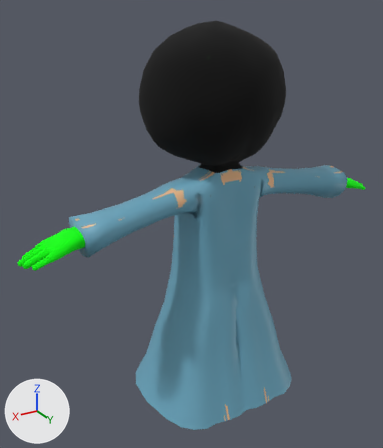
A saved change to the Blender file Assets/Models/Player/NewBassHipsTorsoHeadClotheds.blend.
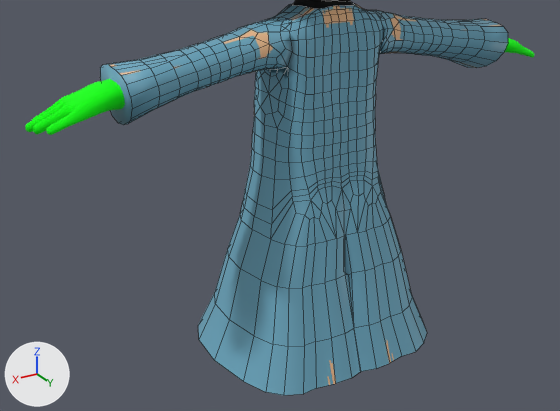
There are two pictures of each version: one whole from a 50 mm camera at (128.3, 191.2, 198.1) aimed at (8.9, -7.7, 98.6), one close up from a 50 mm camera at (135.3, 202.9, 165.2) aimed at (16.2, 4.3, 65.9). Lighting does not change. The marker at lower left points along +X, +Y and +Z. The first two pictures are the older version. The close-ups show mesh edges as thin lines.

Objects in the first close-up: 'Cube', 'Shirt'.
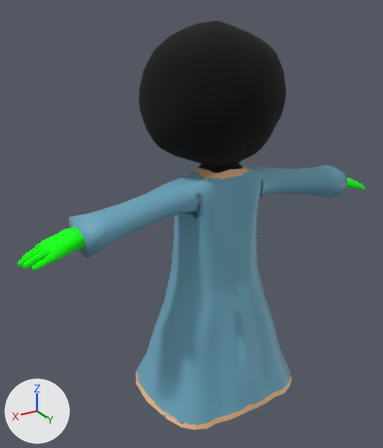
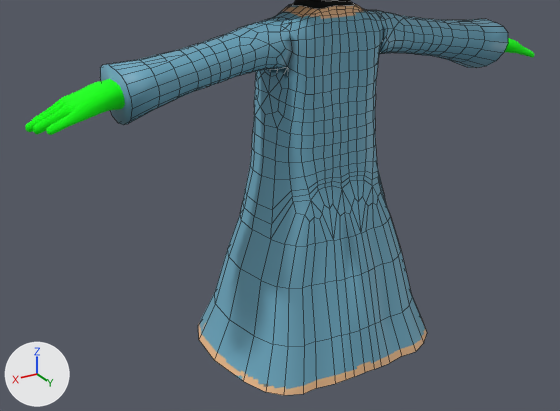
Where the change shows, as pixel boxes (x1, y1, x2, y2) in the close-ups (560 x 411 px; the box of a moved part takes in the faces that stretch with it):
part 1 of me_cube_001, moved or reshaped
    both: (296, 180, 390, 384)
part 2 of me_cube_001, surface changed
    both: (107, 2, 503, 395)

The change, as a diff of the scene's bpy script:
```diff
--- a/Assets/Models/Player/NewBassHipsTorsoHeadClotheds.blend.py
+++ b/Assets/Models/Player/NewBassHipsTorsoHeadClotheds.blend.py
@@ me_cube_001 @@
 # used by ob_shirt; location = (0.0, 0.0, 0.0); scale = (28.6, 28.6, 28.6)
-me_cube_001.from_pydata(...)  # 556 vertices, 517 faces, 1 loose edge; spans x 0.0..2.4, y -1.15..1.11, z 0.37..4.51
+me_cube_001.from_pydata(...)  # 549 vertices, 512 faces, 1 loose edge; spans x 0.0..2.4, y -1.15..1.13, z 0.38..4.51
+# me_cube_001 part 1
+# 21 vertices move from x 0.0..0.45, y 0.57..1.11, z 0.37..2.44 to x 0.0..0.46, y 0.59..1.13, z 0.4..2.4
+# me_cube_001 part 2: 504 kept faces spanning x 0.0..2.4, y -1.15..1.13, z 0.38..4.51 get new texture (UV) coordinates
+# other edits to the shape of me_cube_001 do not show in these pictures
 me_cube_001.materials.append(mat_cloth)
```
